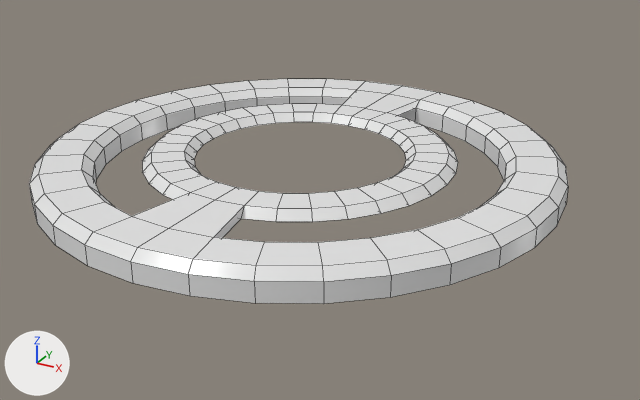
The OBJ model Assets/teleporter.obj as it was, and as the next commit left it.
Camera for both pictures: a 50 mm camera at (1.61, -2.77, 1.29) aimed at (0.1, -0.02, -0.09). Every picture has the same lights, and +X, +Y and +Z are marked at lower left. Mesh edges are drawn as thin lines. Where no turn or scale is listed for an object, it has been applied to the vertices. Vertices at the same position are counted once.

The scene before the commit, as lines of its bpy script (objects in view):
```python
me_circle_001_circle_003 = bpy.data.meshes.new('Circle.001_Circle.003')
me_circle_001_circle_003.from_pydata(...)  # 320 vertices, 292 faces; spans x -1.0..1.0, y -1.0..1.0, z 0.0..0.1
me_circle_001_circle_003.materials.append(mat_none)  # white #e7e7e7
# before: 0 (0.0, 1.0, 0.07), 1 (-0.2, 0.98, 0.07), 31 (0.2, 0.98, 0.07), 256 (0.0, 1.0, 0.0), 257 (-0.2, 0.98, 0.0)
# before: 287 (0.2, 0.98, 0.0)
# before: 7 (-0.98, 0.2, 0.07), 8 (-1.0, 0.0, 0.07), 9 (-0.98, -0.2, 0.07), 263 (-0.98, 0.2, 0.0), 264 (-1.0, 0.0, 0.0)
# before: 265 (-0.98, -0.2, 0.0)
# before: 15 (-0.2, -0.98, 0.07) at pixel (84, 244), 16 (0.0, -1.0, 0.07) at pixel (130, 261), 17 (0.2, -0.98, 0.07) at pixel (188, 274), 271 (-0.2, -0.98, 0.0) at pixel (87, 265), 272 (0.0, -1.0, 0.0) at pixel (132, 283)
# before: 273 (0.2, -0.98, 0.0) at pixel (189, 295)
# before: 23 (0.98, -0.2, 0.07) at pixel (536, 227), 24 (1.0, 0.0, 0.07) at pixel (558, 207), 25 (0.98, 0.2, 0.07) at pixel (568, 186), 279 (0.98, -0.2, 0.0) at pixel (534, 247), 280 (1.0, 0.0, 0.0) at pixel (556, 226)
# before: 281 (0.98, 0.2, 0.0) at pixel (566, 204)
ob_circle_001_circle_003 = bpy.data.objects.new('Circle.001_Circle.003', me_circle_001_circle_003)
ob_circle_001_circle_003.location = (0.0, 0.0, 0.0)
```
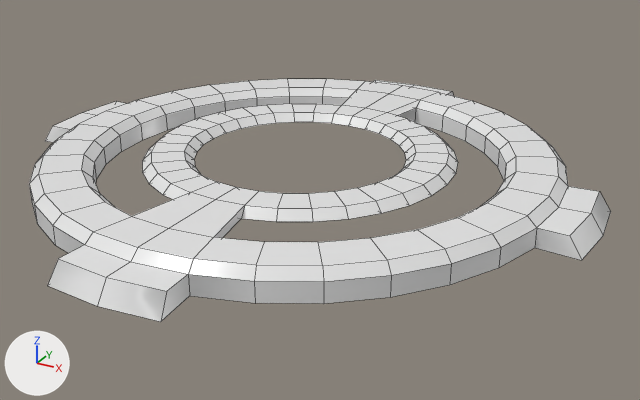
Location of each change, (x1, y1, x2, y2) in pixels of the pictures (640 x 400 px):
'Circle.001_Circle.003', reshaped (8% wider, 8% taller): before (29, 79, 568, 304); after (29, 79, 611, 322)
part 1 of me_circle_001_circle_003, built on: after (373, 80, 454, 96)
part 2 of me_circle_001_circle_003, built on: after (45, 101, 126, 143)
part 3 of me_circle_001_circle_003, built on: before (85, 245, 190, 296); after (48, 245, 190, 322)
part 4 of me_circle_001_circle_003, built on: before (535, 188, 568, 247); after (535, 186, 611, 260)

The change, as a diff of the scene's bpy script:
```diff
--- a/Assets/teleporter.obj.py
+++ b/Assets/teleporter.obj.py
@@ me_circle_001_circle_003 @@
 me_circle_001_circle_003.from_pydata(...)  # 320 vertices, 292 faces; spans x -1.0..1.0, y -1.0..1.0, z 0.0..0.1
 # verts and faces of me_circle_001_circle_003; kept vertices keep their numbers, new ones are numbered from 320
+# me_circle_001_circle_003 part 1
+delete_vertices([256])  # with the faces that use them
+for new, old in zip([326, 327, 328], [0, 1, 31]): verts[new] = verts[old] + (0.0, 0.11, 0.0)
+verts[338] = (-0.21, 1.13, 0.0)
+verts[339] = (0.0, 1.15, 0.0)
+verts[340] = (0.21, 1.13, 0.0)
+faces += [(0, 31, 328, 326), (0, 326, 327, 1), (31, 287, 340, 328), (326, 339, 338, 327), (326, 328, 340, 339), (1, 327, 338, 257)]
+# me_circle_001_circle_003 part 2
+delete_vertices([264])  # with the faces that use them
+for new, old in zip([329, 330, 331], [7, 8, 9]): verts[new] = verts[old] + (-0.11, 0.0, 0.0)
+verts[341] = (-1.13, 0.21, 0.0)
+verts[342] = (-1.15, 0.0, 0.0)
+verts[343] = (-1.13, -0.21, 0.0)  # pixel (44, 141)
+faces += [(7, 329, 330, 8), (8, 330, 331, 9), (7, 263, 341, 329), (329, 341, 342, 330), (330, 342, 343, 331), (9, 331, 343, 265)]
+# me_circle_001_circle_003 part 3
+delete_vertices([272])  # with the faces that use them
+for new, old in zip([320, 321, 322], [15, 16, 17]): verts[new] = verts[old] + (0.0, -0.11, 0.0)
+verts[332] = (-0.21, -1.13, 0.0)  # pixel (47, 285)
+verts[333] = (0.0, -1.15, 0.0)  # pixel (97, 306)
+verts[334] = (0.21, -1.13, 0.0)  # pixel (160, 321)
+faces += [(16, 321, 322, 17), (15, 320, 321, 16), (17, 322, 334, 273), (320, 332, 333, 321), (321, 333, 334, 322), (15, 271, 332, 320)]
+# me_circle_001_circle_003 part 4
+delete_vertices([280])  # with the faces that use them
+for new, old in zip([323, 324, 325], [23, 24, 25]): verts[new] = verts[old] + (0.11, 0.0, 0.0)
+verts[335] = (1.13, -0.21, 0.0)  # pixel (581, 260)
+verts[336] = (1.15, 0.0, 0.0)  # pixel (603, 235)
+verts[337] = (1.13, 0.21, 0.0)  # pixel (610, 211)
+faces += [(23, 323, 324, 24), (24, 324, 325, 25), (23, 279, 335, 323), (323, 335, 336, 324), (324, 336, 337, 325), (25, 325, 337, 281)]
 me_circle_001_circle_003.materials.append(mat_none)
```
